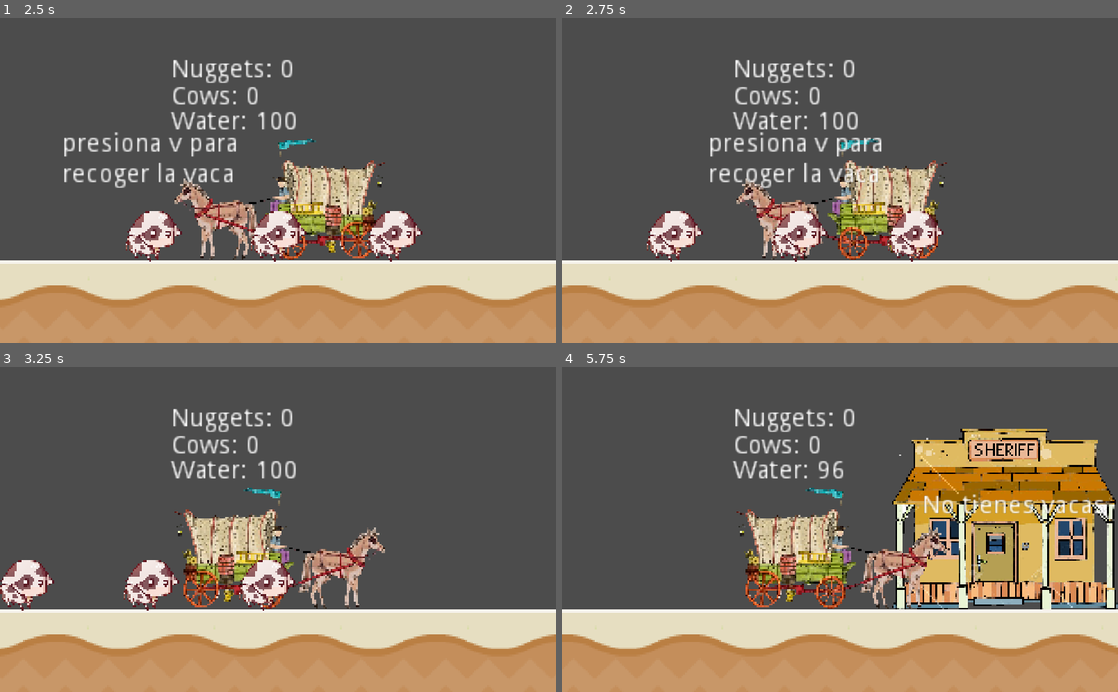
Above: before the commit, frames 1-4 (two rows, left to right).
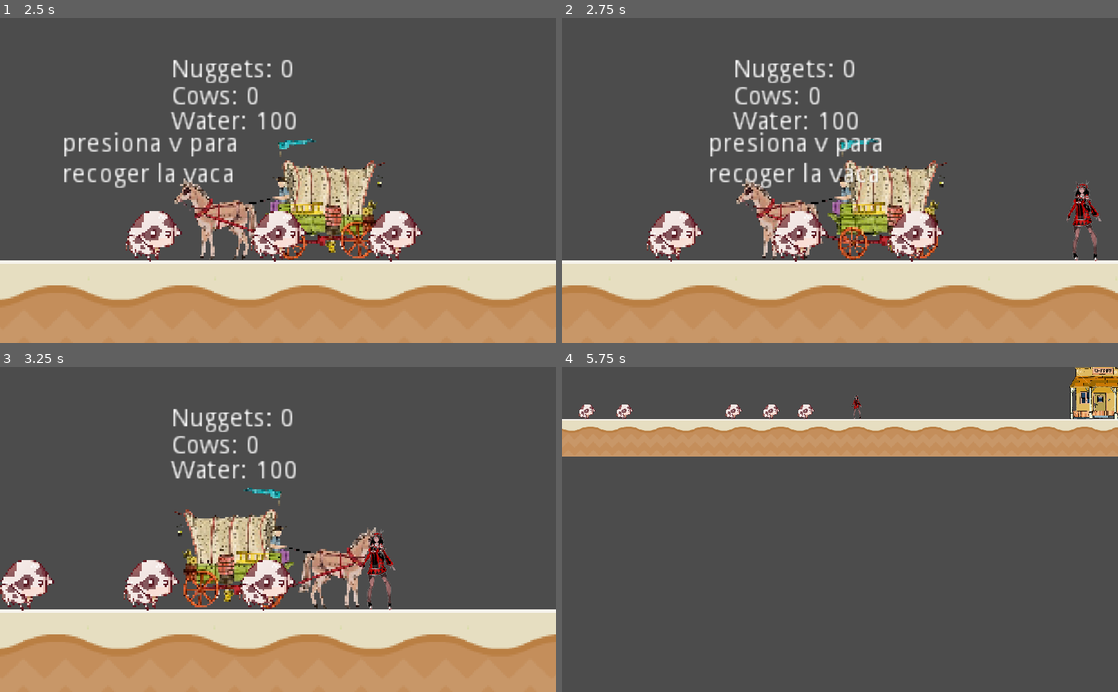
Above: after the commit, the same moments.

Repository: Asdaois/west-cow-builder
Game: Godot game, scene res://Main.tscn
Same seed, same stepped clock (60 frames per second), same inputs: the game is played once before the commit and once after it.
Inputs:
- Up to frame 1 (2.5 s): hold Right (ui_right) 0.53-2.03 s; tap V at 1.25, 2 s; hold Left (ui_left) from 2.03 s (still down)
- Up to frame 2 (2.75 s): keep holding Left (ui_left)
- Up to frame 3 (3.25 s): tap V at 2.75 s; release Left (ui_left) at 2.78 s; hold Right (ui_right) from 2.78 s (still down)
- Up to frame 4 (5.75 s): release Right (ui_right) at 4.28 s; hold Left (ui_left) 4.28-5.03 s; hold Right (ui_right) from 5.03 s (still down)

Frame 1 is identical in both runs. In frame 2, 0.5% of the frame differs, in the area x 90-97%, y 50-75%; in frame 3, 0.5%; in frame 4, 61%, in the area x 0-100%, y 0-100%.
Error after the commit: Invalid get index 'position' (on base: 'previously freed instance'). (res://enemy/Enemy.gd:52)

Commit message:
Add basic Game Over

Diff:
--- a/game/Main.tscn
+++ b/game/Main.tscn
@@ -1,9 +1,10 @@
-[gd_scene load_steps=5 format=2]
+[gd_scene load_steps=6 format=2]
 
 [ext_resource path="res://player/Player.tscn" type="PackedScene" id=1]
 [ext_resource path="res://test/test-floor-generator/FloorGenerator.tscn" type="PackedScene" id=2]
 [ext_resource path="res://cow/Cow.tscn" type="PackedScene" id=3]
 [ext_resource path="res://base/Base.tscn" type="PackedScene" id=4]
+[ext_resource path="res://enemy/Enemy.tscn" type="PackedScene" id=5]
 
 [node name="Main" type="Node2D"]
 
@@ -36,3 +37,6 @@
 
 [node name="Cow5" parent="." instance=ExtResource( 3 )]
 position = Vector2( 385, 71 )
+
+[node name="Enemy" parent="." instance=ExtResource( 5 )]
+position = Vector2( 574.469, 50.017 )
--- a/game/base/Base.gd
+++ b/game/base/Base.gd
@@ -18,7 +18,7 @@
 # built-in functions
 
 func _init() -> void:
-  pass
+	pass
 
 func _input(event):
 	if(_delivery):
@@ -27,7 +27,7 @@
 			stats.cows = 0
 
 func _ready() -> void:
-  pass
+	pass
 
 # public - private functions
 
--- a/game/cow/Cow.gd
+++ b/game/cow/Cow.gd
@@ -30,12 +30,12 @@
 
 func _physics_process(delta):
 	_add_gravity(delta)
+	velocity = move_and_slide(velocity)
 
 # public - private functions
 func _add_gravity(delta) -> void:
 	if !is_on_floor():
 		velocity.y += delta * GRAVITY
-	velocity = move_and_slide(velocity)
 
 # signals handlers
 
--- a/game/enemy/Enemy.gd
+++ b/game/enemy/Enemy.gd
@@ -54,6 +54,8 @@
 
 
 func _get_better_speed() -> float:
+	if player == null:
+		return float(0)
 	# This formula is more quickli A^2 = B^2 + C^2
 	var distance_to_player = position.distance_squared_to(player.position)
 	var distance_to_accelerate = pow(rage_distance, 2)
--- a/game/player/Player.gd
+++ b/game/player/Player.gd
@@ -29,6 +29,7 @@
 	stats.connect("nuggets_changed", self, "_get_nugget")
 	stats.connect("cows_changed", self, "_get_cow")
 	stats.connect("water_changed", self, "_get_water")
+	stats.connect('no_nuggets', self, "_game_over")
 
 func _physics_process(delta) -> void:
 	_move_state(delta)
@@ -82,6 +83,9 @@
 func _get_water(value):
 	label3.text = "Water: " + String(value)
 
+func _game_over():
+	queue_free()
+
 # signals handlers
 func _on_WaterConsumption_timeout():
 	stats.water -= WATER_CONSUMPTION_QUANTITY
